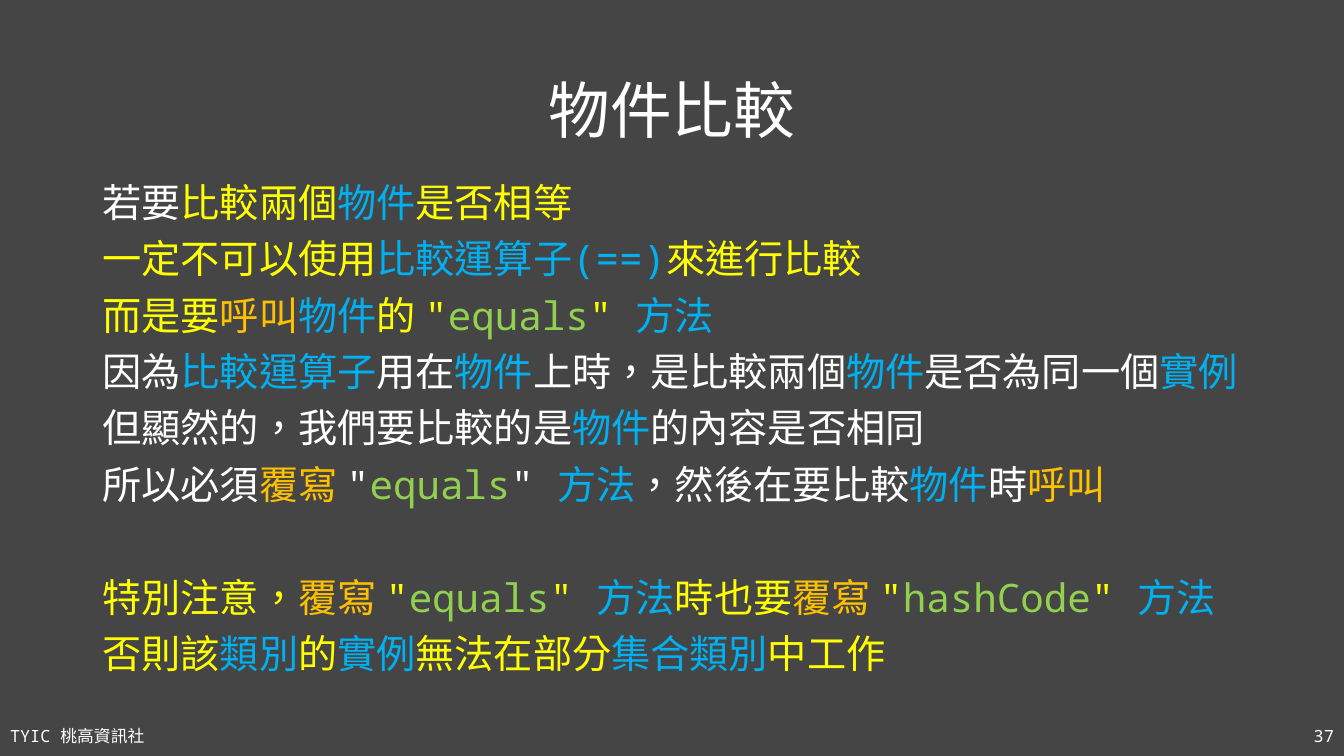
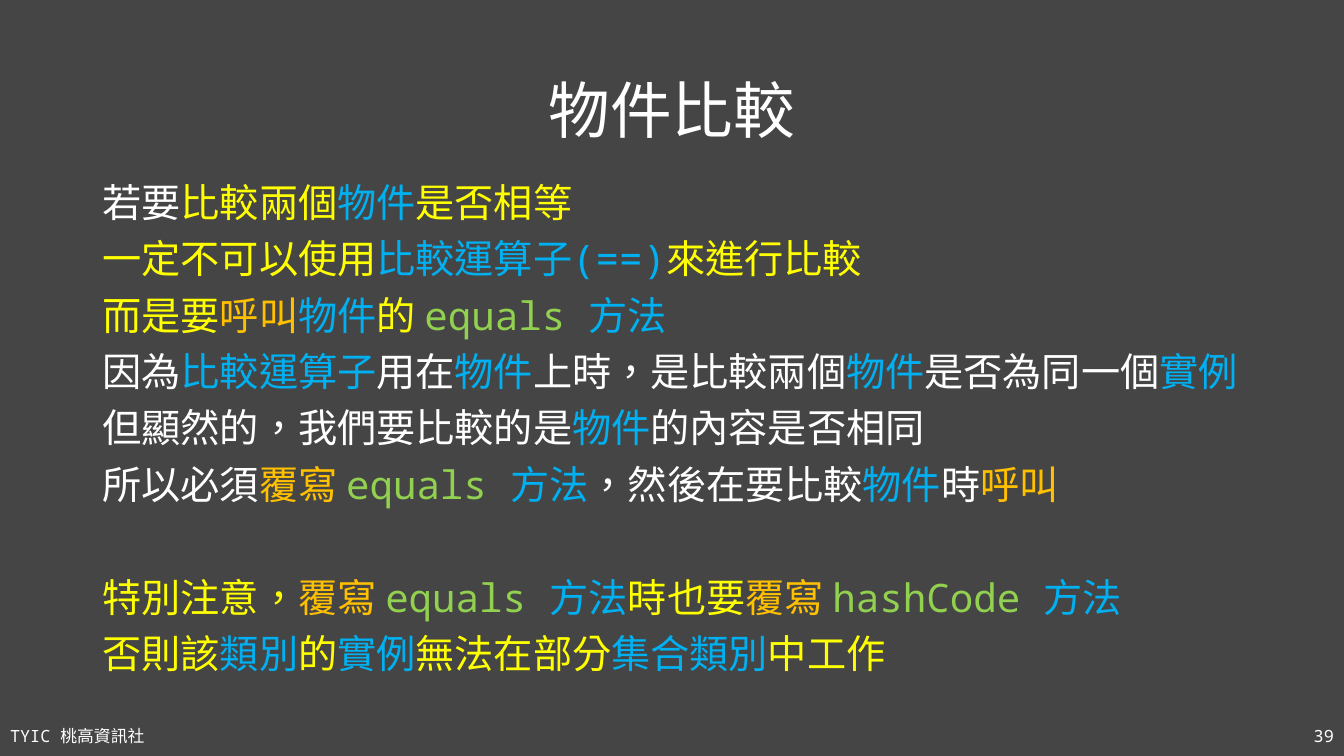
Before and after one commit to TYSHIC/slides, a slide deck: slide 39 of ppt/08_類別與物件.pptx (slide 37 before the commit). Drawn at 1344x756 pixels with LibreOffice and Linux fonts; fonts in the diff are those of the drawing. Boxes give left, top, right and bottom in pixels: in the first picture for what was removed or moved away, otherwise in the second. Text is boxed around its words. In the diff, an @@ line names an element or a change of style, - is before the commit and + after.

```diff
--- a/ppt/08_類別與物件.pptx
+++ b/ppt/08_類別與物件.pptx
@@ text at (x1=102, y1=297, x2=667, y2=340): text changed; text colour #FFFF00 to #92D050 @@
-而是要呼叫物件的 "equals" 方法
+而是要呼叫物件的 equals 方法
@@ text at (x1=102, y1=466, x2=1122, y2=622): text changed @@
-所以必須覆寫 "equals" 方法，然後在要比較物件時呼叫
-特別注意，覆寫 "equals" 方法時也要覆寫 "hashCode" 方法
+所以必須覆寫 equals 方法，然後在要比較物件時呼叫
+特別注意，覆寫 equals 方法時也要覆寫 hashCode 方法
@@ page number at (x1=1314, y1=730, x2=1334, y2=742): text changed @@
-37
+39
```
Also in this commit, not shown: 8 other slides changed, 2 slides added, 3 other files.
